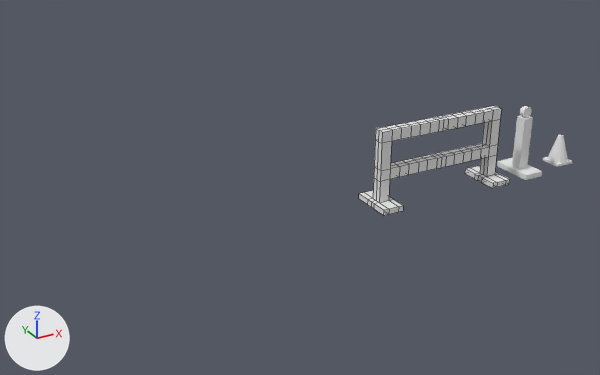
What one commit did to the Blender file data/plant_models/road_construction_site/spatial_elements/meshes/import/Barriers_001.blend.
Both versions are drawn from a camera (50 mm lens) standing at (-8.86, -10.98, 6.16) and looking at (-2.67, 0.28, 0.53). Every picture has the same lights, and +X, +Y and +Z are marked at lower left. Mesh edges are drawn as thin lines on the coarser meshes.

The scene before the commit, as lines of its bpy script (objects in view):
```python
me_barrier_cone = bpy.data.meshes.new('Barrier_Cone')
me_barrier_cone.from_pydata(...)  # 85 vertices, 92 faces; spans x -0.2..0.2, y -0.2..0.2, z 0.0..0.55
me_barrier_cone.materials.append(mat_lookup_material)  # its picture is missing
me_barrier_fence = bpy.data.meshes.new('Barrier_Fence')
me_barrier_fence.from_pydata(...)  # 88 vertices, 65 faces; spans x 0.0..1.4, y -0.4..0.0, z 0.0..1.4
me_barrier_fence.materials.append(mat_lookup_material)  # its picture is missing
me_barrier_pole = bpy.data.meshes.new('Barrier_Pole')
me_barrier_pole.from_pydata(...)  # 69 vertices, 59 faces; spans x -0.2..0.2, y -0.4..0.0, z 0.0..1.3
me_barrier_pole.materials.append(mat_lookup_material)  # its picture is missing
ob_barrier_cone = bpy.data.objects.new('Barrier_Cone', me_barrier_cone)
ob_barrier_cone.location = (3.0, 0.0, 0.0)
ob_barrier_fence = bpy.data.objects.new('Barrier_Fence', me_barrier_fence)
ob_barrier_fence.location = (0.0, 0.0, 0.0)
_m = ob_barrier_fence.modifiers.new('Mirror', 'MIRROR')
_m.use_axis = (True, True, False)
ob_barrier_pole = bpy.data.objects.new('Barrier_Pole', me_barrier_pole)
ob_barrier_pole.location = (2.0, 0.0, 0.0)
_m = ob_barrier_pole.modifiers.new('Mirror', 'MIRROR')
_m.use_axis = (False, True, False)
```
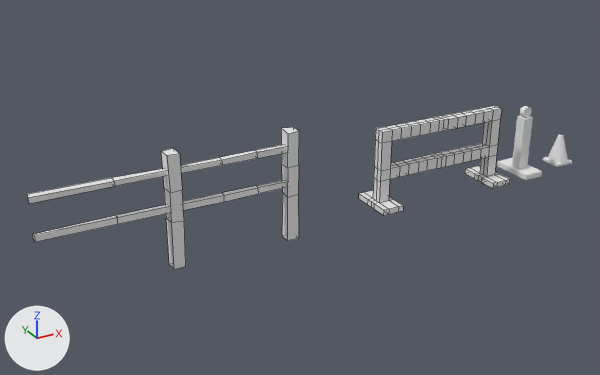
Boxes (x1, y1, x2, y2) around the edits, measured in the pictures (600 x 375 px):
'Wooden_Fence', added: after (27, 127, 299, 269)

The change, as a list of edits to the scene's bpy script:
```text
Add me_wooden_fence:
    me_wooden_fence.from_pydata(...)  # 80 vertices, 72 faces; spans x -2.11..2.11, y -0.11..0.12, z -0.2..1.71
    me_wooden_fence.materials.append(mat_lookup_material)  # its picture is missing
Add ob_wooden_fence:
    ob_wooden_fence = bpy.data.objects.new('Wooden_Fence', me_wooden_fence)
    ob_wooden_fence.location = (-5.0, 0.0, 0.0)
```
